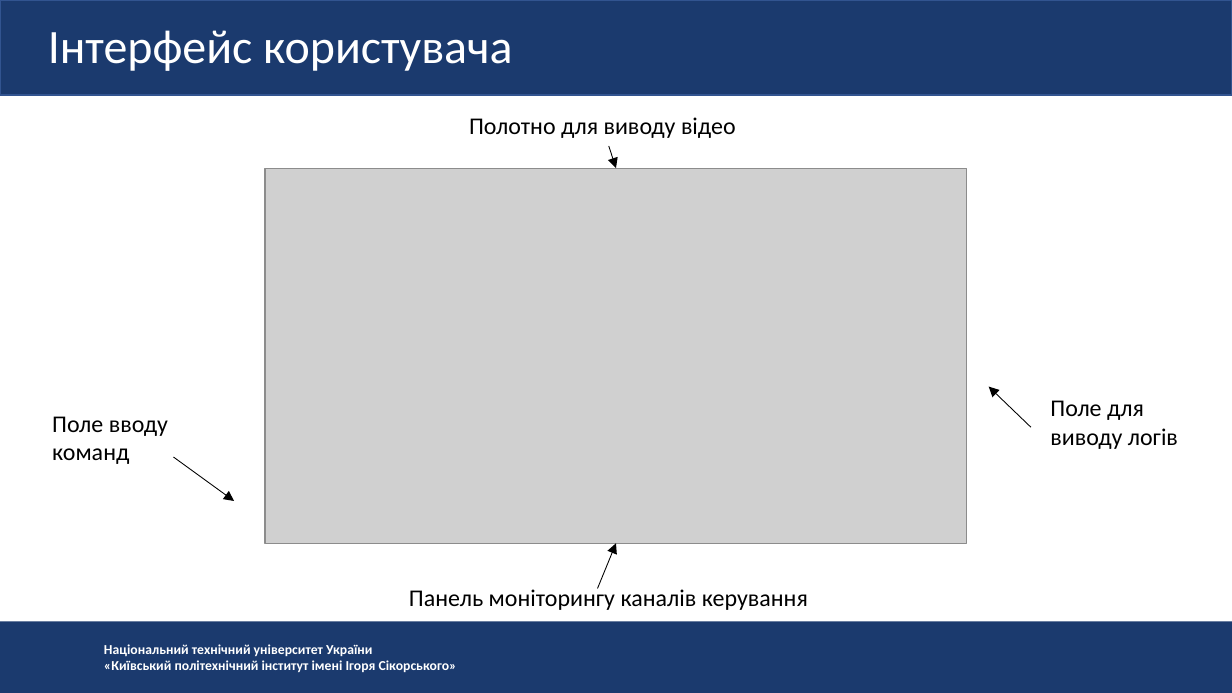
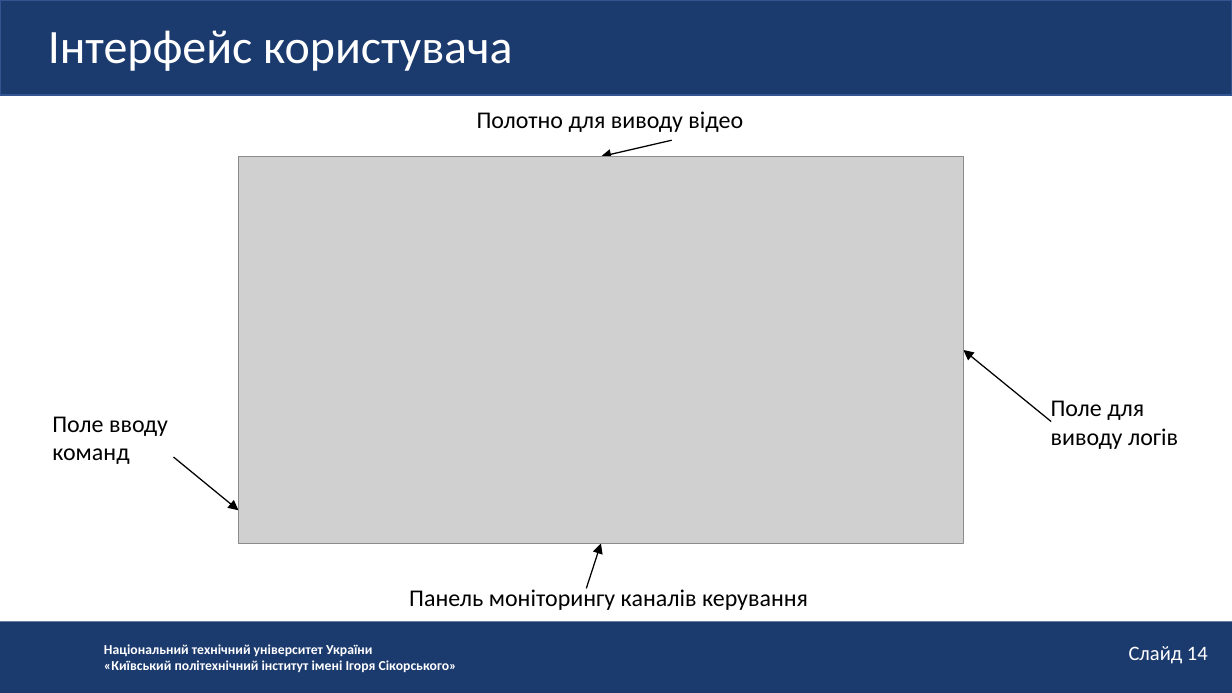
Before and after one commit to ArtemSivozdraw/diplom, a slide deck: slide 14 of Презентація на захист ПП Сівоздрав.pptx (slide 9 before the commit). Drawn at 1232x693 pixels with LibreOffice and Linux fonts; fonts in the diff are those of the drawing; grey boxes stand for pictures; background and template pictures are left out. Boxes give left, top, right and bottom in pixels: in the first picture for what was removed or moved away, otherwise in the second. Text is boxed around its words. In the diff, an @@ line names an element or a change of style, - is before the commit and + after.

```diff
--- a/Презентація на захист ПП Сівоздрав.pptx
+++ b/Презентація на захист ПП Сівоздрав.pptx
@@ text "Полотно для виводу відео": place and size @@
-text "Полотно для виводу відео" at box(469, 117, 736, 138)
+text "Полотно для виводу відео" at box(477, 111, 743, 132)
@@ arrow added from (671, 140) to (601, 156), #000000 0.75 pt @@
@@ arrow removed from (609, 147) to (616, 168) @@
@@ picture: place and size @@
-picture at box(265, 168, 967, 543)
+picture at box(239, 156, 963, 543)
@@ arrow moved from (1031, 428) - (989, 387) to (1051, 421) - (963, 350) @@
@@ arrow (1051, 421) - (963, 350): stroke #000000 0.5 pt to #000000 0.75 pt @@
@@ arrow moved from (174, 457) - (234, 501) to (174, 457) - (239, 510) @@
@@ arrow (174, 457) - (239, 510): stroke #000000 0.5 pt to #000000 0.75 pt @@
@@ arrow moved from (598, 589) - (616, 543) to (586, 589) - (601, 543) @@
@@ arrow (586, 589) - (601, 543): stroke #000000 0.5 pt to #000000 0.75 pt @@
@@ text added at box(1129, 646, 1208, 664), 12 pt, text #FFFFFF @@
+Слайд 14
```
Also in this commit, not shown: 1 other slide changed, 14 slides added, 8 slides removed.
